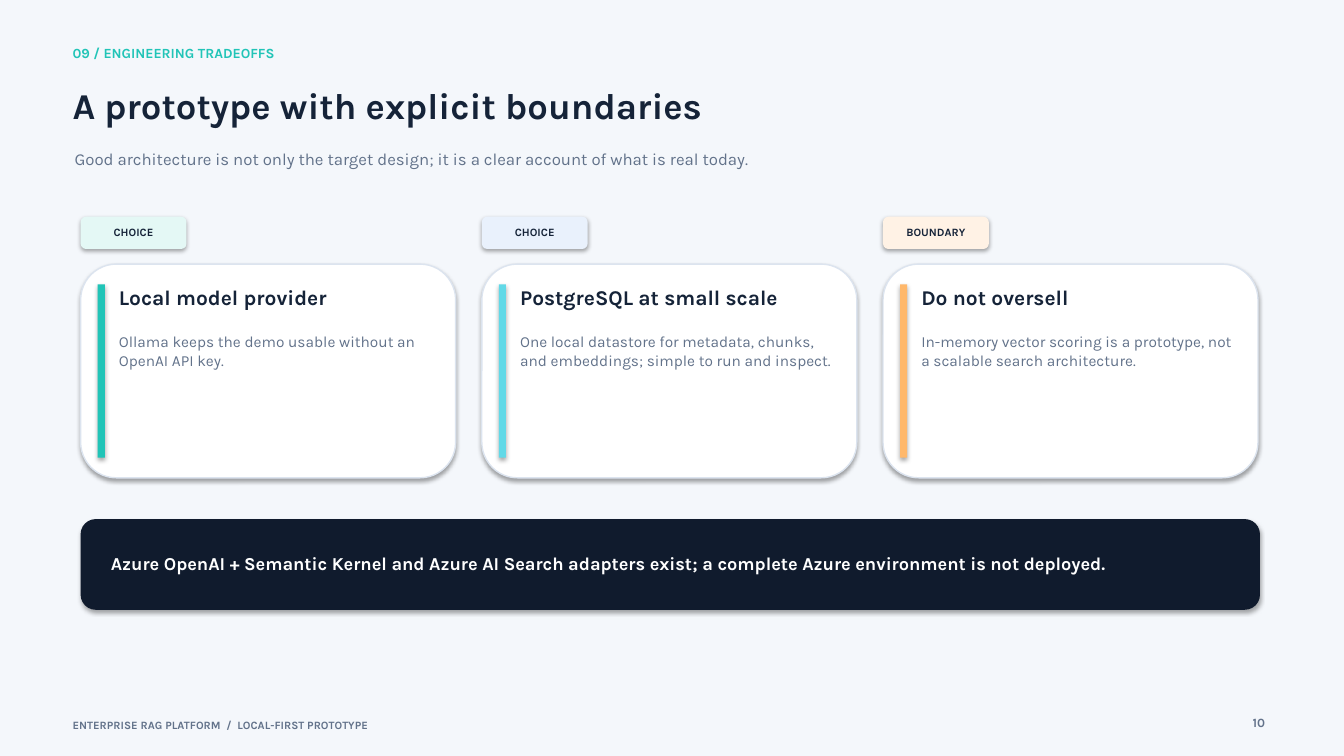
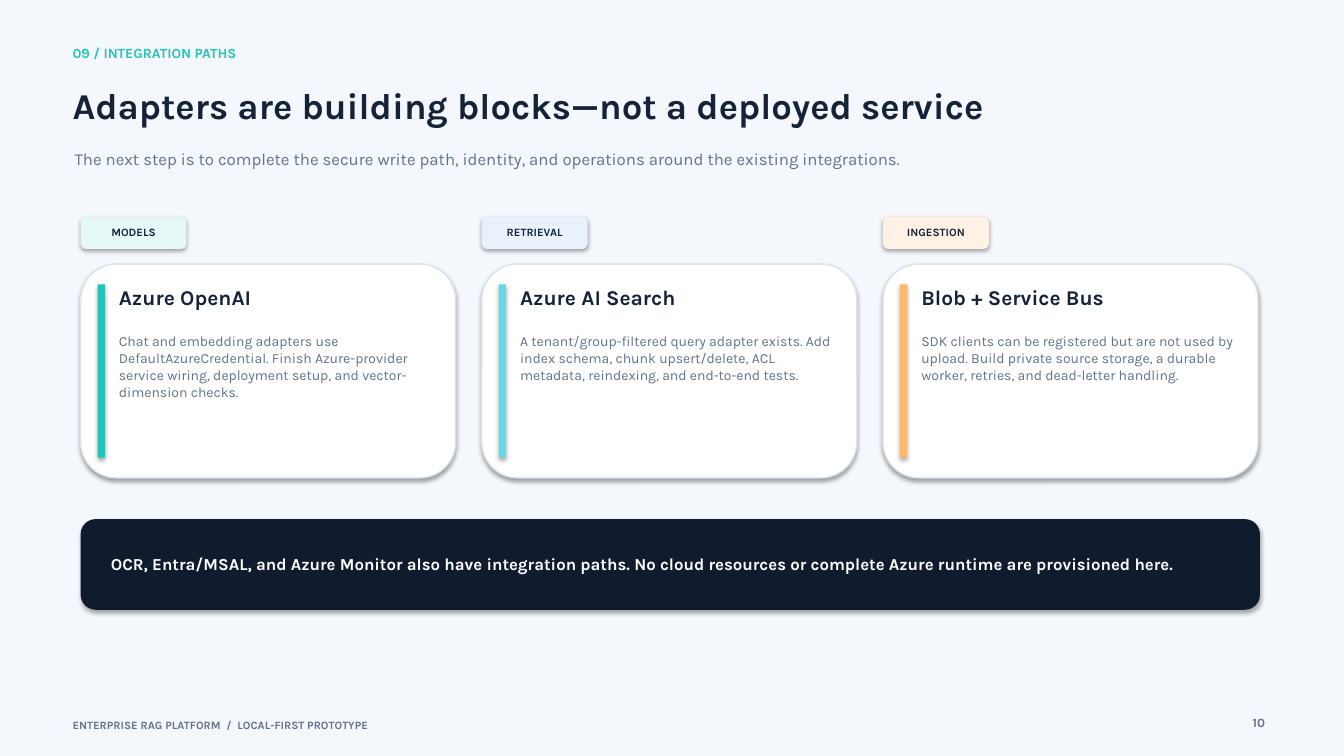
Before and after one commit to shashank2310/Enterprise-RAG-Platform, a slide deck: slide 10 of docs/enterprise-rag-showcase.pptx. Drawn at 1344x756 pixels with LibreOffice and Linux fonts; fonts in the diff are those of the drawing. Boxes give left, top, right and bottom in pixels: in the first picture for what was removed or moved away, otherwise in the second. Text is boxed around its words. In the diff, an @@ line names an element or a change of style, - is before the commit and + after.

```diff
--- a/docs/enterprise-rag-showcase.pptx
+++ b/docs/enterprise-rag-showcase.pptx
@@ text at (x1=73, y1=48, x2=237, y2=58): text changed @@
-09 / ENGINEERING TRADEOFFS
+09 / INTEGRATION PATHS
@@ text at (x1=73, y1=93, x2=983, y2=128): text changed @@
-A prototype with explicit boundaries
+Adapters are building blocks—not a deployed service
@@ text at (x1=75, y1=153, x2=899, y2=169): text changed @@
-Good architecture is not only the target design; it is a clear account of what is real today.
+The next step is to complete the secure write path, identity, and operations around the existing integrations.
@@ text at (x1=111, y1=228, x2=155, y2=236): text changed @@
-CHOICE
+MODELS
@@ text at (x1=507, y1=228, x2=563, y2=236): text changed @@
-CHOICE
+RETRIEVAL
@@ text at (x1=907, y1=228, x2=965, y2=236): text changed @@
-BOUNDARY
+INGESTION
@@ text at (x1=119, y1=291, x2=251, y2=310): text changed @@
-Local model provider
+Azure OpenAI
@@ text at (x1=520, y1=290, x2=675, y2=306): text changed @@
-PostgreSQL at small scale
+Azure AI Search
@@ text at (x1=921, y1=290, x2=1104, y2=306): text changed @@
-Do not oversell
+Blob + Service Bus
@@ text at (x1=119, y1=336, x2=408, y2=397): text changed; size 11 to 10 pt @@
-Ollama keeps the demo usable without an OpenAI API key.
+Chat and embedding adapters use DefaultAzureCredential. Finish Azure-provider service wiring, deployment setup, and vector-dimension checks.
@@ text at (x1=520, y1=336, x2=831, y2=384): text changed; size 11 to 10 pt @@
-One local datastore for metadata, chunks, and embeddings; simple to run and inspect.
+A tenant/group-filtered query adapter exists. Add index schema, chunk upsert/delete, ACL metadata, reindexing, and end-to-end tests.
@@ text at (x1=921, y1=336, x2=1233, y2=384): text changed; size 11 to 10 pt @@
-In-memory vector scoring is a prototype, not a scalable search architecture.
+SDK clients can be registered but are not used by upload. Build private source storage, a durable worker, retries, and dead-letter handling.
@@ text at (x1=111, y1=557, x2=1173, y2=575): text changed; size 13 to 12 pt @@
-Azure OpenAI + Semantic Kernel and Azure AI Search adapters exist; a complete Azure environment is not deployed.
+OCR, Entra/MSAL, and Azure Monitor also have integration paths. No cloud resources or complete Azure runtime are provisioned here.
```
Also in this commit, not shown: 3 other slides changed, 7 other files.
